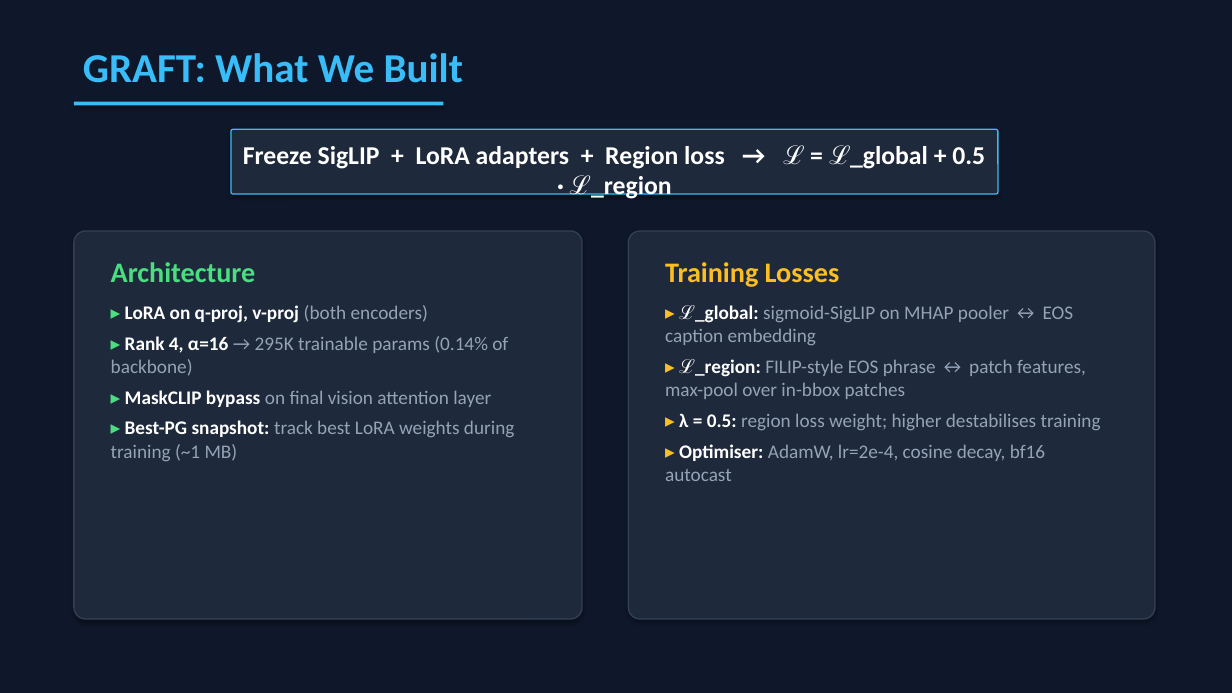
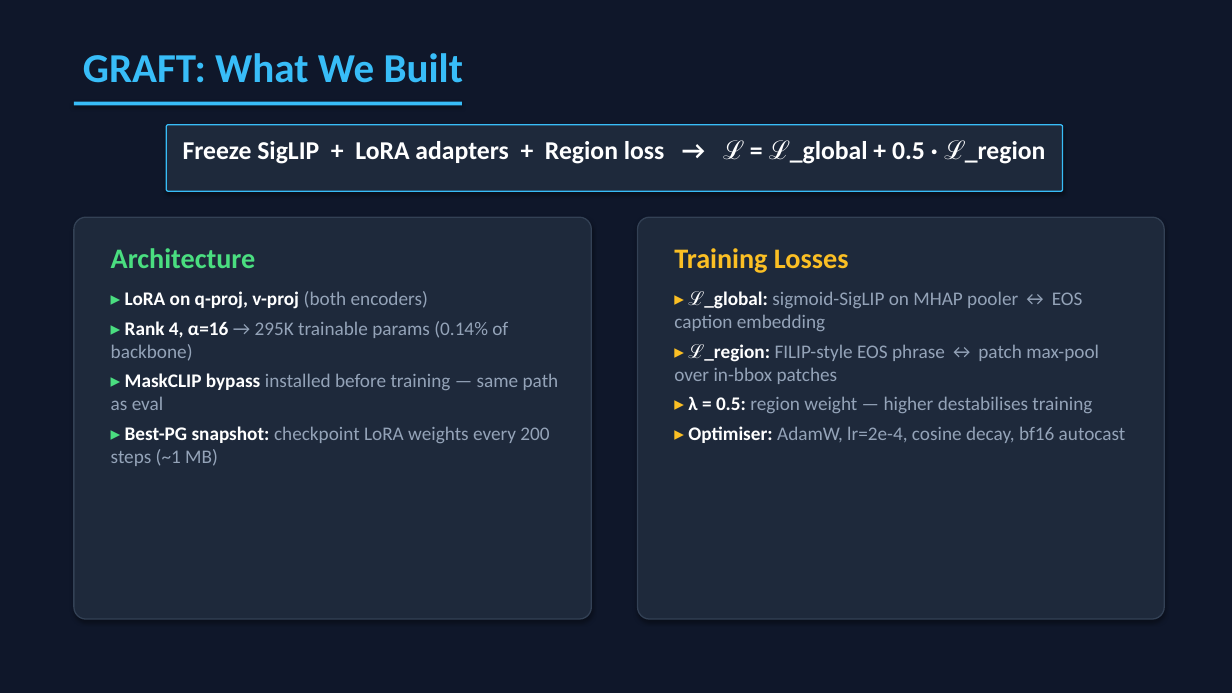
Before and after one commit to Ani0202/region-grounded, a slide deck: slide 4 of presentation/graft_presentation.pptx. Drawn at 1232x693 pixels with LibreOffice and Linux fonts; fonts in the diff are those of the drawing. Boxes give left, top, right and bottom in pixels: in the first picture for what was removed or moved away, otherwise in the second. Text is boxed around its words. In the diff, an @@ line names an element or a change of style, - is before the commit and + after.

```diff
--- a/presentation/graft_presentation.pptx
+++ b/presentation/graft_presentation.pptx
@@ rectangle: place and size @@
-rectangle at (74,102,444,105)
+rectangle at (74,102,462,105)
@@ text "Freeze SigLIP + LoRA adapters ..." rewrapped from (243,145,985,199) to (183,140,1046,164) @@
@@ rounded rectangle: place and size @@
-rounded rectangle at (231,129,998,194)
+rounded rectangle at (166,125,1063,191)
@@ rounded rectangle: place and size @@
-rounded rectangle at (74,231,582,619)
+rounded rectangle at (74,217,592,619)
@@ text "Architecture": place and size @@
-text "Architecture" at (111,262,256,282)
+text "Architecture" at (111,248,256,268)
@@ rounded rectangle: place and size @@
-rounded rectangle at (628,231,1155,619)
+rounded rectangle at (638,217,1165,619)
@@ text "Training Losses": place and size @@
-text "Training Losses" at (665,262,840,287)
+text "Training Losses" at (674,248,849,273)
@@ text "▸ LoRA on q-proj, v-proj ...": place and size @@
-text "▸ LoRA on q-proj, v-proj ..." at (111,305,514,461)
+text "▸ LoRA on q-proj, v-proj ..." at (111,291,559,466)
@@ text at (111,291,508,361): less space between paragraphs @@
@@ text "▸ ℒ_global: sigmoid-SigLIP on MHAP ...": place and size @@
-text "▸ ℒ_global: sigmoid-SigLIP on MHAP ..." at (665,305,1101,481)
+text "▸ ℒ_global: sigmoid-SigLIP on MHAP ..." at (674,291,1126,443)
@@ text at (674,291,1126,443): less space between paragraphs @@
@@ text at (674,344,1099,413): text changed @@
-▸ ℒ_region: FILIP-style EOS phrase ↔ patch features, max-pool over in-bbox patches
-▸ λ = 0.5: region loss weight; higher destabilises training
+▸ ℒ_region: FILIP-style EOS phrase ↔ patch max-pool over in-bbox patches
+▸ λ = 0.5: region weight — higher destabilises training
@@ text at (111,373,559,466): text changed @@
-▸ MaskCLIP bypass on final vision attention layer
-▸ Best-PG snapshot: track best LoRA weights during training (~1 MB)
+▸ MaskCLIP bypass installed before training — same path as eval
+▸ Best-PG snapshot: checkpoint LoRA weights every 200 steps (~1 MB)
```
Also in this commit, not shown: 9 other slides changed, 6 slides added, 4 slides removed, 1 other file.
